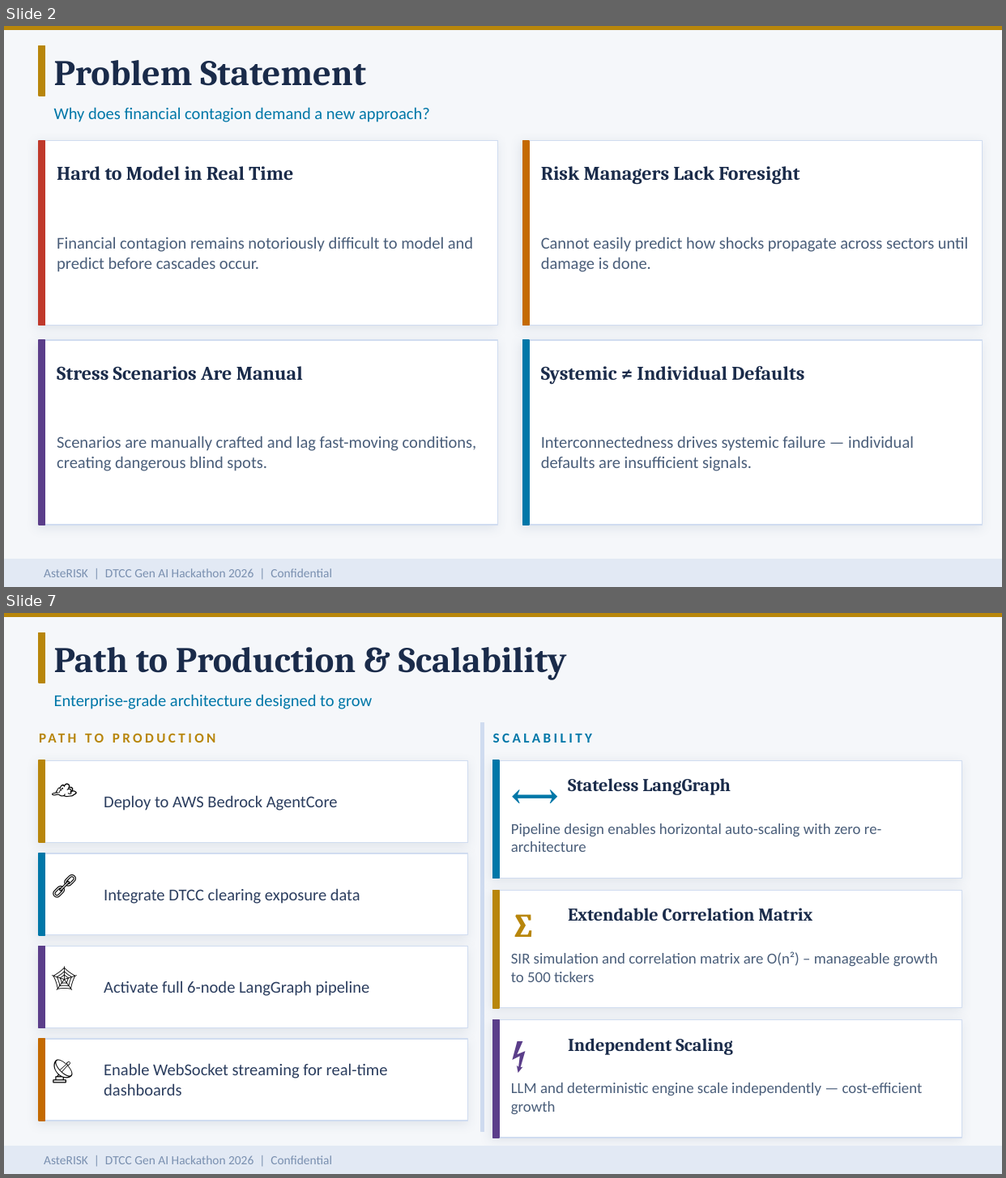
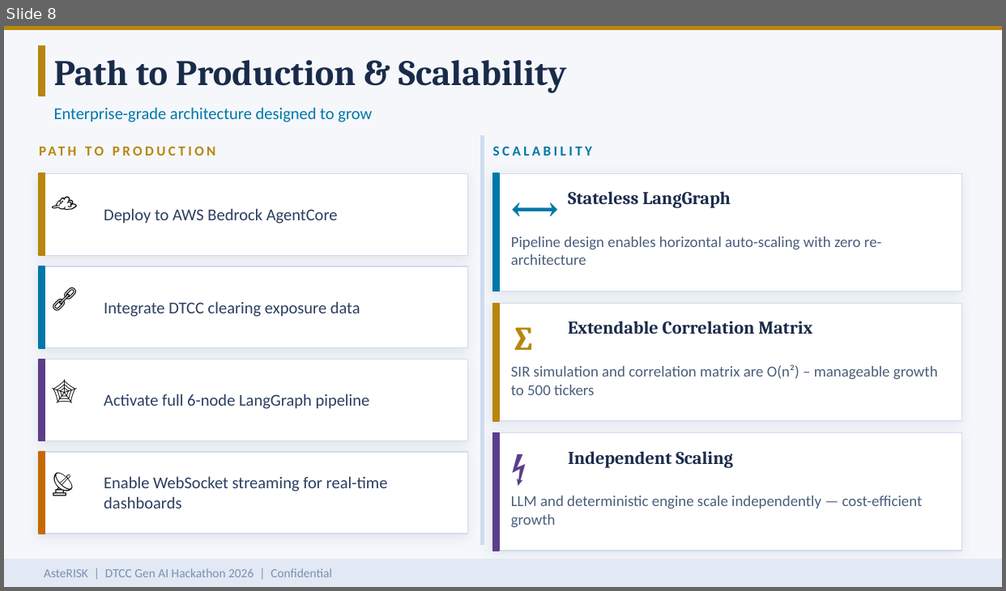
Before and after one commit to dhruvihp95/portfolio-agent, a slide deck: AsteRISK.pptx. Shown one above the other, each under a label of ours: slides 2 and 7 before the commit, slide 8 after it; the slides between them are not shown. The pictures are 1006x1178 and 1006x591 pixels, drawn with LibreOffice and Linux fonts; fonts in the diff are those of the drawing. Boxes give left, top, right and bottom in pixels: in the first picture for what was removed or moved away, otherwise in the second. Text is boxed around its words. In the diff, an @@ line names an element or a change of style, - is before the commit and + after.

```diff
--- a/AsteRISK.pptx
+++ b/AsteRISK.pptx
@@ slide 2 removed at [4,26,1002,587], background #F5F7FA @@
@@ rectangle removed at [4,26,1002,30] @@
@@ rectangle removed at [39,46,45,96] @@
@@ text removed at [54,60,366,86] @@
-Problem Statement
@@ text removed at [54,107,430,122] @@
-Why does financial contagion demand a new approach?
@@ rectangle removed at [39,141,498,326] @@
@@ rectangle removed at [39,141,45,326] @@
@@ rectangle removed at [523,141,982,326] @@
@@ rectangle removed at [523,141,529,326] @@
@@ text removed at [57,166,293,180] @@
-Hard to Model in Real Time
@@ text removed at [541,166,799,185] @@
-Risk Managers Lack Foresight
@@ text removed at [57,237,473,272] @@
-Financial contagion remains notoriously difficult to model and predict before cascades occur.
@@ text removed at [541,237,968,272] @@
-Cannot easily predict how shocks propagate across sectors until damage is done.
@@ rectangle removed at [39,340,498,525] @@
@@ rectangle removed at [39,340,45,525] @@
@@ rectangle removed at [523,340,982,525] @@
@@ rectangle removed at [523,340,529,525] @@
@@ text removed at [57,366,303,380] @@
-Stress Scenarios Are Manual
@@ text removed at [541,366,804,384] @@
-Systemic ≠ Individual Defaults
@@ text removed at [57,436,477,472] @@
-Scenarios are manually crafted and lag fast-moving conditions, creating dangerous blind spots.
@@ text removed at [541,436,914,472] @@
-Interconnectedness drives systemic failure — individual defaults are insufficient signals.
@@ rectangle removed at [4,560,1002,587] @@
@@ text removed at [44,569,332,578] @@
-AsteRISK | DTCC Gen AI Hackathon 2026 | Confidential
@@ what was slide 7 is now slide 8 @@
```
Also in this commit, not shown: 4 slides changed, 1 other slide removed.
